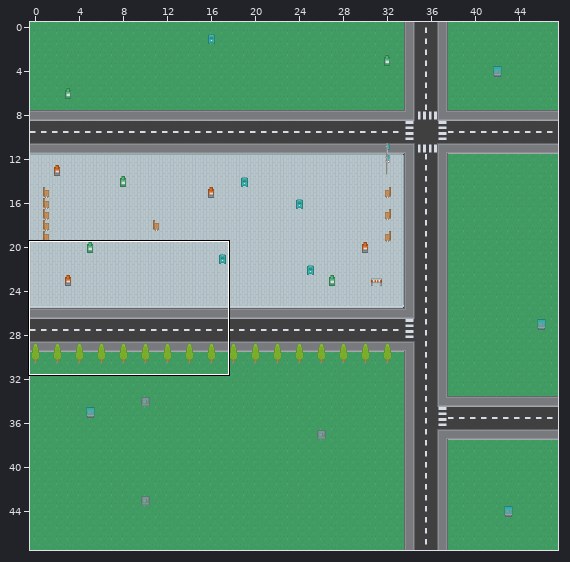
Tiled map -- core/assets/world/world.tmx. Above: a wide view before the commit, with the close-up outlined.
Close-up. Old version:
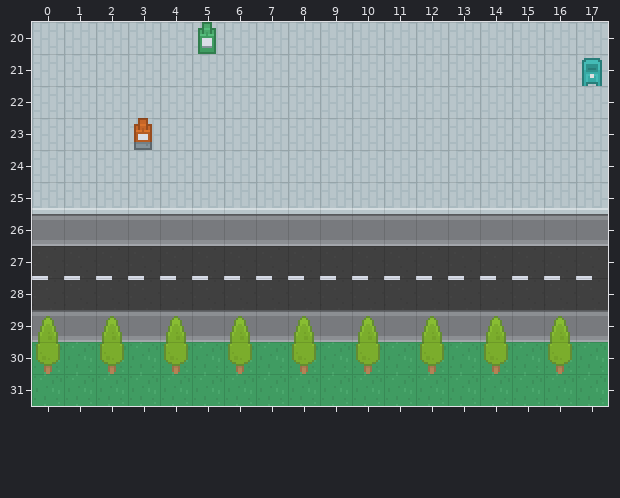
Cells are 16x16 px. Shown: x 0..17, y 20..31. The commit also changed other parts of the map, which this record leaves out.
And afterwards:
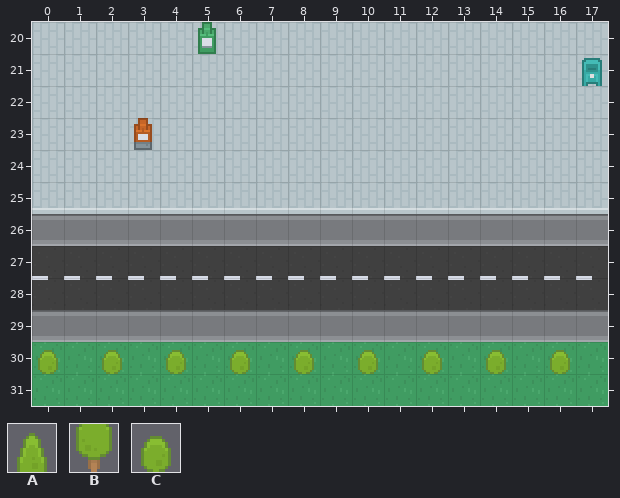
Key: from "roguelikeCity": A 401, B 438, C 512.
_ is an empty cell, . an unchanged one.
Change:
--- layer "objects"
@@ x 0..16 @@
-29 A.A.A.A.A.A.A.A.A
-30 B.B.B.B.B.B.B.B.B
+29 _._._._._._._._._
+30 C.C.C.C.C.C.C.C.C
